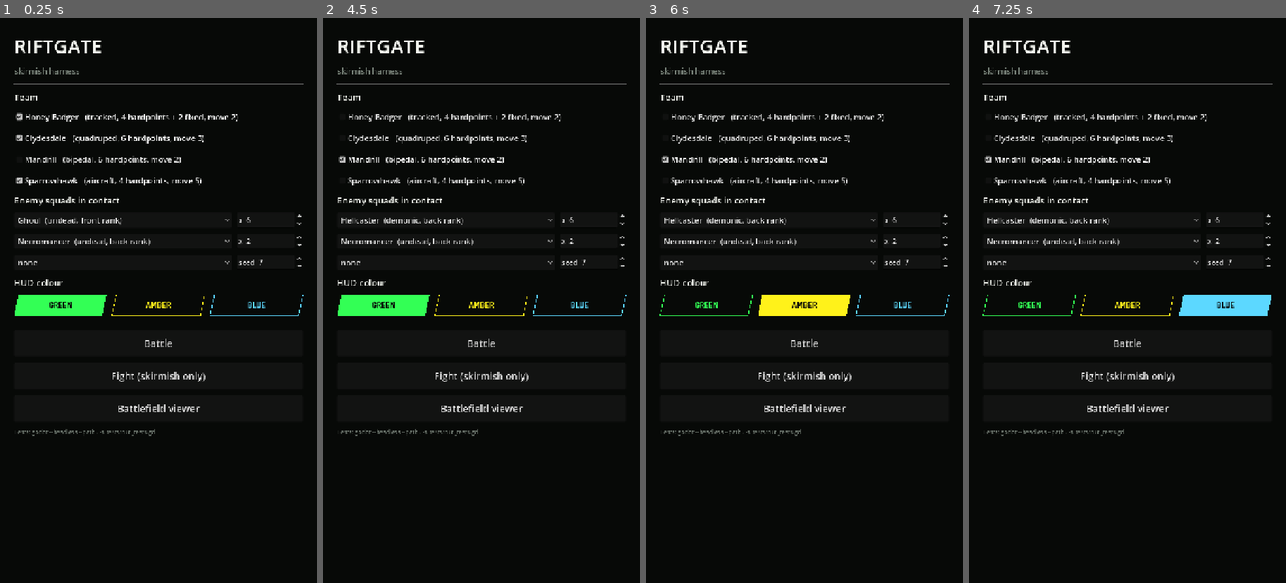
Above: before the commit, frames 1-4 (left to right).
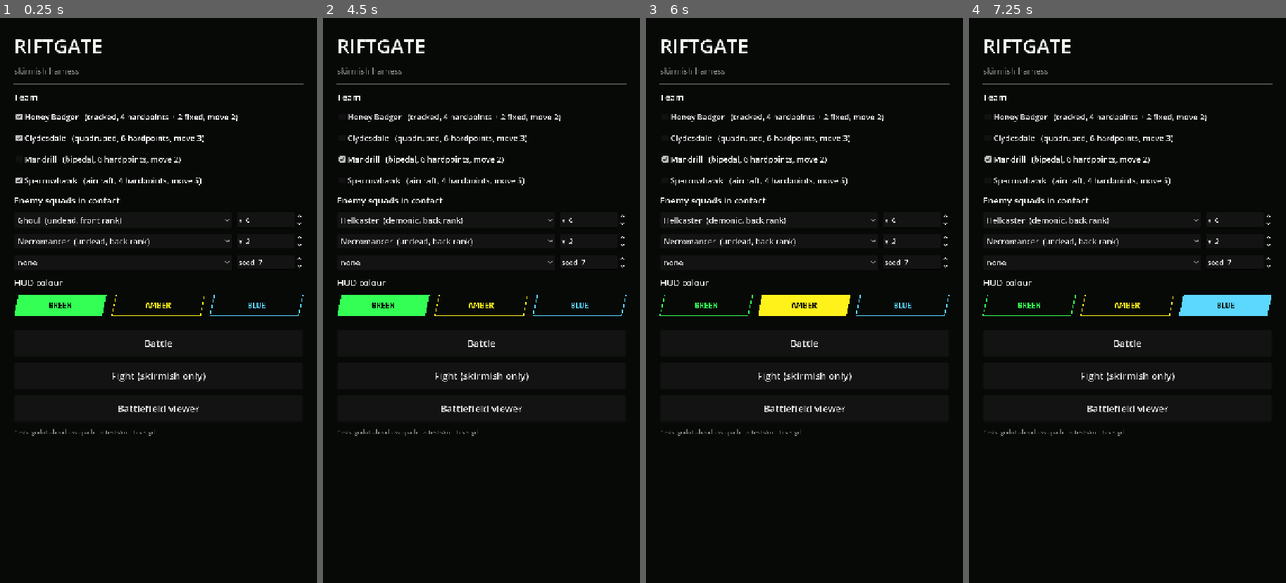
Above: after the commit, the same moments.

Repository: ryanjdmartin/riftgate
Game: Godot game, scene res://game/harness.tscn
Two runs of this game, one before a commit and one after it. Both use one fixed random seed, a clock stepped at 60 frames per second and the inputs below.
Inputs:
- Up to frame 1 (0.25 s): no input
- Up to frame 2 (4.5 s): click "Honey Badger (tracked, 4 hard…" at 0.5 s; click "Clydesdale (quadruped, 6 hard…" at 1.25 s; click "Mandrill (bipedal, 6 hardpoin…" at 2 s; click "Sparrowhawk (aircraft, 4 hard…" at 2.75 s; click "Ghoul (undead, front rank)" at 3.5 s; click "none" at 4.25 s
- Up to frame 3 (6 s): click "GREEN" at 5 s; click "AMBER" at 5.75 s
- Up to frame 4 (7.25 s): click "BLUE" at 6.5 s

The runs differ from the first frame. In frame 1, 2.7% of the frame differs, in the area x 4-96%, y 3-74%; in frame 2, 2.7%; in frame 3, 2.7%; in frame 4, 2.7%.

Commit message:
Text at the glass's density: the window's fonts were rasterised at the design's 720 and stretched nearest to the phone's 1080, so the codex's small mono labels came out jagged and hard to read (Ryan, 26 September); the same screen rendered into a SubViewport with size_2d_override oversampled and came out clean, so Hud.oversample sets the window's font oversampling to its stretch scale, following the window, called from the harness and both screens; tools/screenshot.gd takes RIFTGATE_SHOT_SCALE to render a screen at a phone's density on the Mac; status carries the memory watch (nine minutes flat on the re-exported build) and the notes so far
Co-Authored-By: Claude Fable 5.1 <noreply@anthropic.com>

Diff:
--- a/game/battle/battle_screen.gd
+++ b/game/battle/battle_screen.gd
@@ -93,6 +93,7 @@
 
 func _ready() -> void:
 	Settings.apply()
+	Hud.oversample(get_window())   # standalone runs too: text at the glass's density
 	if battle == null:
 		setup(_default_battle())
 	elif _header == null or H != Hud.screen_height(self):
--- a/game/harness.gd
+++ b/game/harness.gd
@@ -22,6 +22,7 @@
 
 func _ready() -> void:
 	Settings.apply()
+	Hud.oversample(get_window())   # text rasterised at the glass's density, not the design's
 	db = ContentDB.load_default()
 	_build_menu()
 
--- a/game/skirmish/skirmish_screen.gd
+++ b/game/skirmish/skirmish_screen.gd
@@ -198,6 +198,7 @@
 
 func _ready() -> void:
 	Settings.apply()
+	Hud.oversample(get_window())   # standalone runs too: text at the glass's density
 	if sk == null:
 		setup(_default_skirmish())
 	elif _header == null or H != Hud.screen_height(self):
--- a/game/ui/hud.gd
+++ b/game/ui/hud.gd
@@ -103,6 +103,25 @@
 	return ins
 
 
+## Text at the glass's density. The window stretches the 720-wide design over the phone
+## (1.5 device pixels a design pixel on a 1080 phone), and its fonts were rasterised at the
+## design's size and stretched nearest with everything else: jagged, uneven strokes, the
+## small mono labels hard to read (Ryan, 26 September, the codex on the phone). Rendered
+## into a SubViewport with size_2d_override the same screen oversamples and comes out
+## clean, so the window's font oversampling is set here to its stretch scale outright,
+## and follows the window when it changes. Called once per window; later calls return.
+static func oversample(win: Window) -> void:
+	if win == null or win.has_meta("riftgate_oversampled"):
+		return
+	win.set_meta("riftgate_oversampled", true)
+	var apply := func() -> void:
+		var design_w := float(win.content_scale_size.x)
+		var scale := float(win.size.x) / design_w if design_w > 0.0 else 1.0
+		win.oversampling_override = maxf(1.0, scale)
+	apply.call()
+	win.size_changed.connect(apply)
+
+
 ## The 3D viewports' anti-aliasing: 4x on the desktop, none on a phone. Godot's
 ## Compatibility renderer leaks native memory every frame a 3D viewport draws with MSAA
 ## on Android (godotengine/godot#97967, open since October 2024; seen here on a Pixel 9,
--- a/tools/screenshot.gd
+++ b/tools/screenshot.gd
@@ -26,7 +26,19 @@
 	# RIFTGATE_SHOT_H=1616 renders at a taller phone's height (with RIFTGATE_SAFE=top,bottom
 	# for its safe bands): the phone's layout on the Mac.
 	var shot_h := OS.get_environment("RIFTGATE_SHOT_H")
-	_vp.size = Vector2i(720, int(shot_h) if not shot_h.is_empty() else 1280)
+	var design := Vector2i(720, int(shot_h) if not shot_h.is_empty() else 1280)
+	# RIFTGATE_SHOT_SCALE=1.5 renders the design at a phone's pixel density (a 1080-wide
+	# phone is 1.5 design pixels per device pixel), the way the window's canvas_items stretch
+	# does on the device: the PNG comes out that many times larger, and shows how text and
+	# textures survive the scale.
+	var scale_env := OS.get_environment("RIFTGATE_SHOT_SCALE")
+	if not scale_env.is_empty():
+		var s := float(scale_env)
+		_vp.size = Vector2i(int(design.x * s), int(design.y * s))
+		_vp.size_2d_override = design
+		_vp.size_2d_override_stretch = true
+	else:
+		_vp.size = design
 	_vp.render_target_update_mode = SubViewport.UPDATE_ALWAYS
 	root.add_child(_vp)
 	var scene: PackedScene = load(scene_path)
Not shown, changed: docs/status.md
